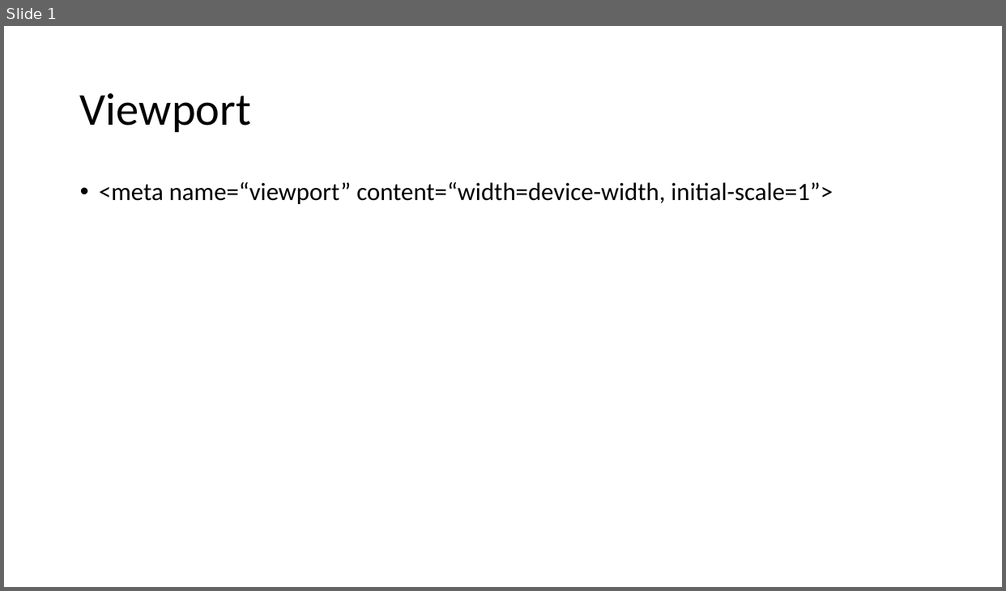
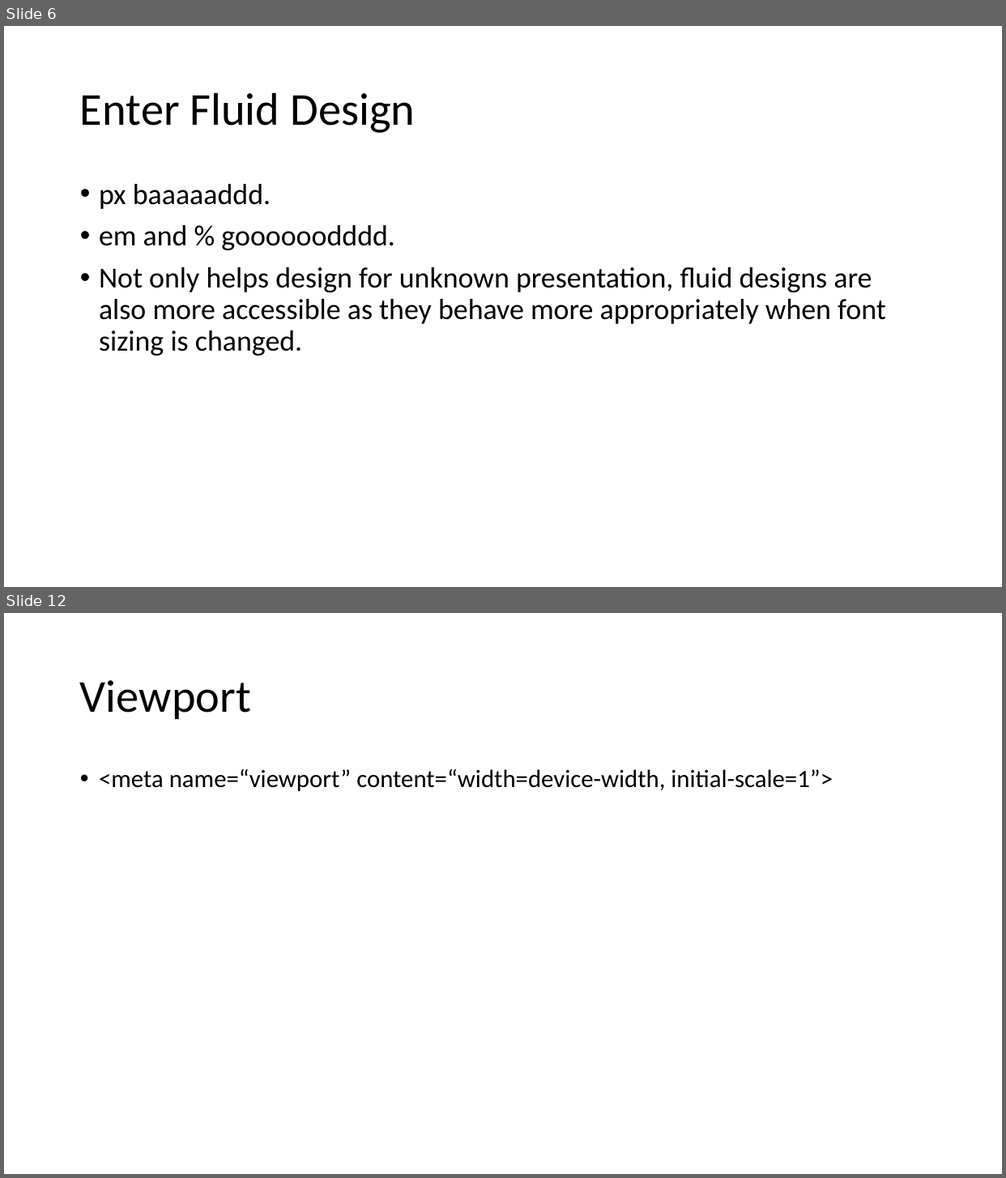
Before and after one commit to mlybrand/ResponsiveWebDesign, a slide deck: presentation/ResponsiveWebDesign.pptx. Shown one above the other, each under a label of ours: slide 1 before the commit, slides 6 and 12 after it; the slides between them are not shown. The pictures are 1006x591 and 1006x1178 pixels, drawn with LibreOffice and Linux fonts; fonts in the diff are those of the drawing. Boxes give left, top, right and bottom in pixels: in the first picture for what was removed or moved away, otherwise in the second. Text is boxed around its words. In the diff, an @@ line names an element or a change of style, - is before the commit and + after.

```diff
--- a/presentation/ResponsiveWebDesign.pptx
+++ b/presentation/ResponsiveWebDesign.pptx
@@ slide 6 added at bbox=[4, 26, 1002, 587], background #FFFFFF @@
@@ title added at bbox=[80, 92, 415, 133], 44 pt, text #000000 @@
+Enter Fluid Design
@@ text added at bbox=[99, 184, 886, 356], 28 pt, text #000000 @@
+• px baaaaaddd.
+• em and % goooooodddd.
+• Not only helps design for unknown presentation, fluid designs are also more accessible as they behave more appropriately when font sizing is changed.
@@ what was slide 1 is now slide 12 @@
```
Also in this commit, not shown: 1 slide changed, 9 other slides added.
